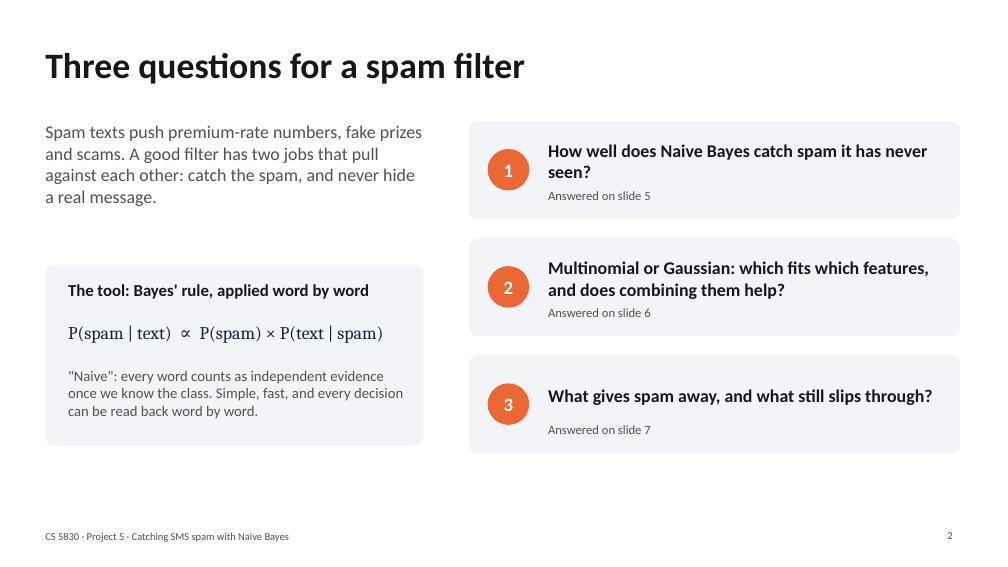
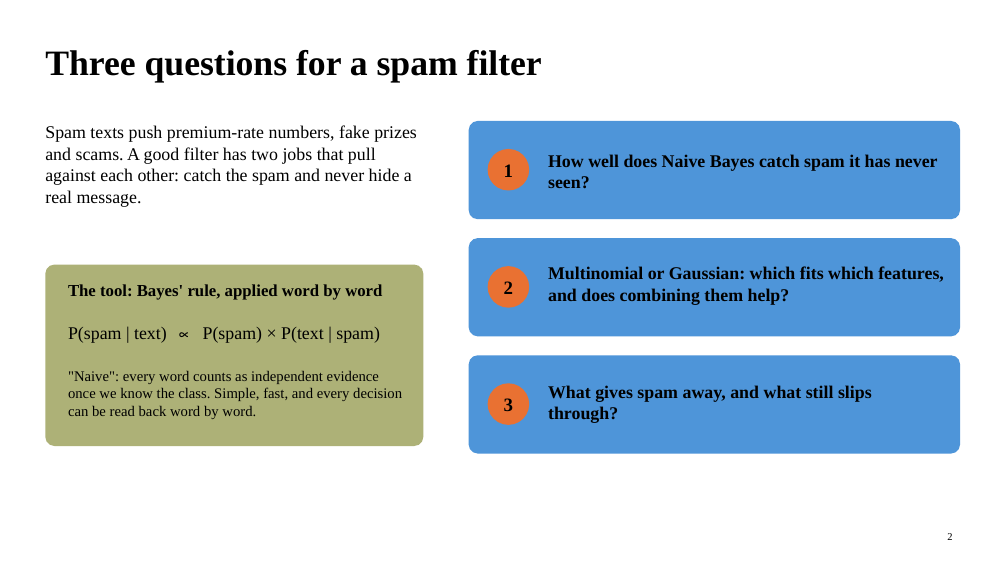
Before and after one commit to 2abi5/cs5830_project5, a slide deck: slide 2 of slides/sms_spam_naive_bayes.pptx. Drawn at 1008x567 pixels with LibreOffice and Linux fonts; fonts in the diff are those of the drawing. Boxes give left, top, right and bottom in pixels: in the first picture for what was removed or moved away, otherwise in the second. Text is boxed around its words. In the diff, an @@ line names an element or a change of style, - is before the commit and + after.

```diff
--- a/slides/sms_spam_naive_bayes.pptx
+++ b/slides/sms_spam_naive_bayes.pptx
@@ text "Three questions for a spam ..." at (45,50,542,83): font Calibri to Times New Roman, text colour #14171C to #000000; line spacing 1 to 0.9 @@
@@ text at (45,125,417,207): text changed; font Calibri to Times New Roman; text colour #52514E to #000000 @@
-Spam texts push premium-rate numbers, fake prizes and scams. A good filter has two jobs that pull against each other: catch the spam, and never hide a real message.
+Spam texts push premium-rate numbers, fake prizes and scams. A good filter has two jobs that pull against each other: catch the spam and never hide a real message.
@@ font Calibri to Times New Roman, text colour #14171C to #000000 in 4 elements at (68,284,382,300), (548,266,944,305), (548,385,872,423), (548,154,938,189) @@
@@ text "How well does Naive Bayes ...": place and size @@
-text "How well does Naive Bayes ..." at (548,144,927,178)
+text "How well does Naive Bayes ..." at (548,154,938,189)
@@ text removed at (548,191,650,200) @@
-Answered on slide 5
@@ rounded rectangle at (45,265,423,446): fill #F2F4F7 to #ADB177 @@
@@ text "P(spam | text) ∝ P(spam) ..." at (68,327,380,343): font Cambria to Times New Roman, text colour #13233A to #000000 @@
@@ text removed at (548,308,650,317) @@
-Answered on slide 6
@@ fill #F2F4F7 to #4E95D9 in 3 elements at (469,121,960,219), (469,238,960,337), (469,355,960,454) @@
@@ text ""Naive": every word counts as ..." at (68,371,402,419): font Calibri to Times New Roman, text colour #52514E to #000000 @@
@@ font Calibri to Times New Roman, text colour #FFFFFF to #000000 in 3 elements at (504,164,513,177), (504,281,513,294), (504,398,513,411) @@
@@ fill #EB6834 to #E97132 in 3 elements at (488,149,529,191), (488,266,529,308), (488,383,529,425) @@
@@ text removed at (548,425,650,434) @@
-Answered on slide 7
@@ text removed at (45,532,289,542) @@
-CS 5830 · Project 5 · Catching SMS spam with Naive Bayes
@@ page number at (947,533,952,540): font Calibri to Times New Roman, text colour #52514E to #000000; vertical alignment top to middle @@
```
Also in this commit, not shown: 7 other slides changed, 2 other files.
